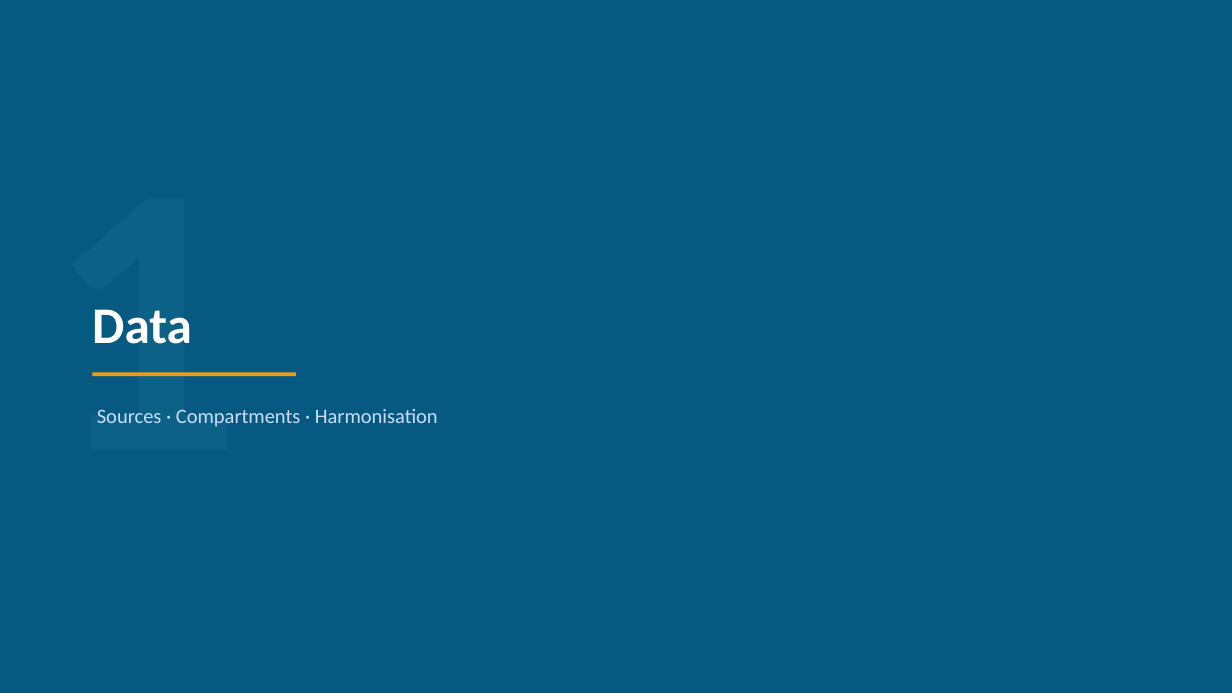
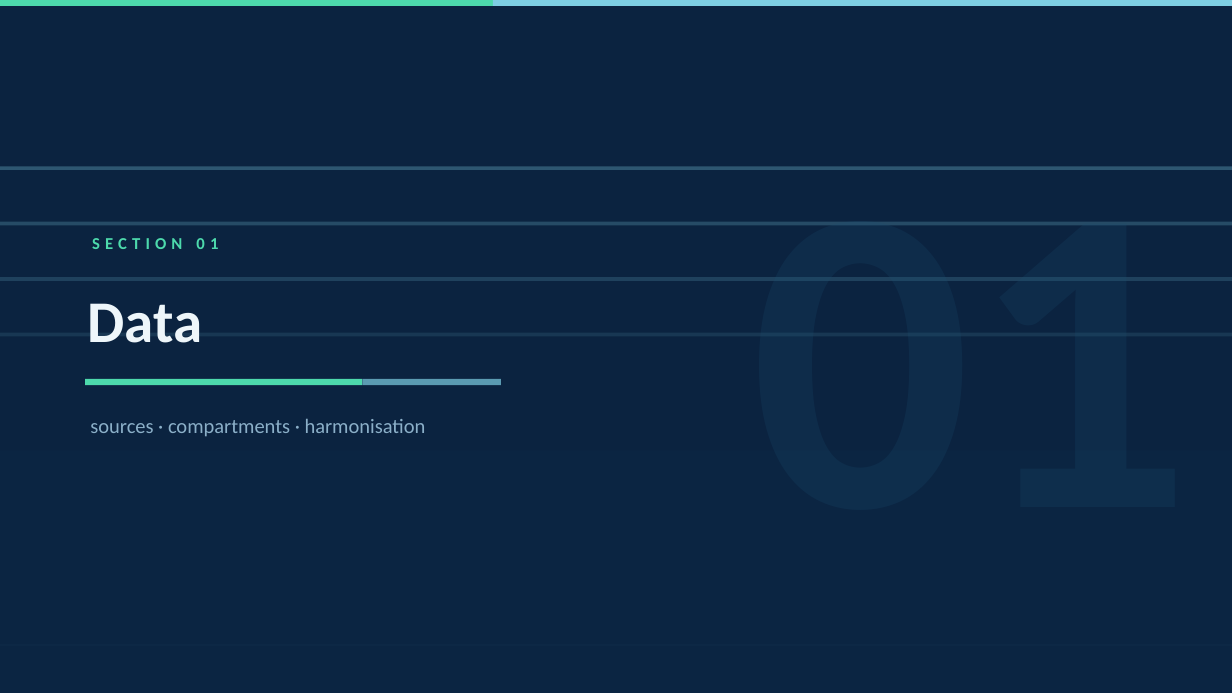
Before and after one commit to daniele22-u/hhe-labsardinia, a slide deck: slide 3 of Marine_Litter_Hazard_Sardinia.pptx. Drawn at 1232x693 pixels with LibreOffice and Linux fonts; fonts in the diff are those of the drawing. Boxes give left, top, right and bottom in pixels: in the first picture for what was removed or moved away, otherwise in the second. Text is boxed around its words. In the diff, an @@ line names an element or a change of style, - is before the commit and + after.

```diff
--- a/Marine_Litter_Hazard_Sardinia.pptx
+++ b/Marine_Litter_Hazard_Sardinia.pptx
@@ background #065A82 to #0B2340 @@
@@ rectangle added at box(0, 0, 1232, 6), fill #4DD9AC @@
@@ rectangle added at box(493, 0, 1232, 6), fill #7ECEE3 @@
@@ rectangle added at box(0, 166, 1232, 170), fill #7ECEE3 at 30% opacity @@
@@ text added at box(750, 167, 1192, 170), 340 pt, text #1A4F72 at 22% opacity, bold @@
+01
@@ rectangle added at box(0, 222, 1232, 226), fill #7ECEE3 at 24% opacity @@
@@ text added at box(92, 238, 218, 249), 13 pt, text #4DD9AC, bold @@
+SECTION 01
@@ text "Data" at box(88, 303, 203, 343): size 40 to 46 pt, text colour #FFFFFF to #EEF6FA @@
@@ rectangle added at box(0, 277, 1232, 281), fill #7ECEE3 at 18% opacity @@
@@ text removed at box(46, 309, 241, 427) @@
-1
@@ rectangle added at box(0, 333, 1232, 336), fill #7ECEE3 at 12% opacity @@
@@ rectangle added at box(85, 379, 362, 385), fill #4DD9AC @@
@@ line removed from (92, 374) to (296, 374) @@
@@ rectangle added at box(362, 379, 501, 385), fill #7ECEE3 at 70% opacity @@
@@ text at box(90, 419, 426, 437): text changed; text colour #CADCFC to #8BAFC8 @@
-Sources · Compartments · Harmonisation
+sources · compartments · harmonisation
@@ rectangle added at box(0, 451, 1232, 693), fill #0D2845 at 40% opacity @@
@@ rectangle added at box(0, 645, 1232, 645), fill #1E4060 @@
```
Also in this commit, not shown: 29 other slides changed, 2 other files.
